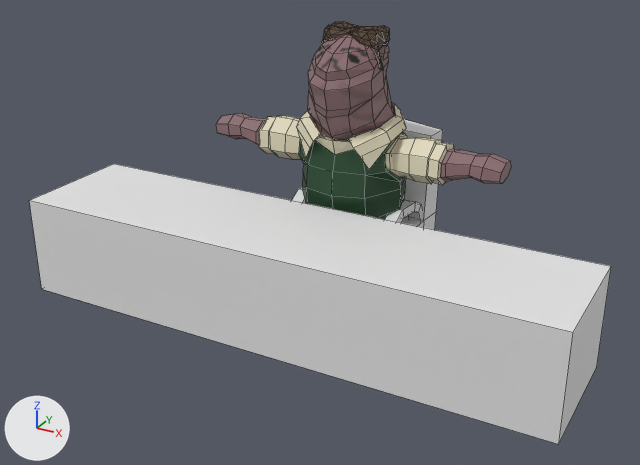
A saved change to the Blender file ArtSources/Fatman.blend.
Rendered twice from a 50 mm camera at (4.22, -8.49, 4.72) aimed at (0.01, -0.85, 0.89). The lights are fixed; the arrows at lower left show +X, +Y and +Z. Mesh edges are drawn as thin lines.

In view in the first picture: 'Chair_1', 'PortiegeDesk', 'fatman'.
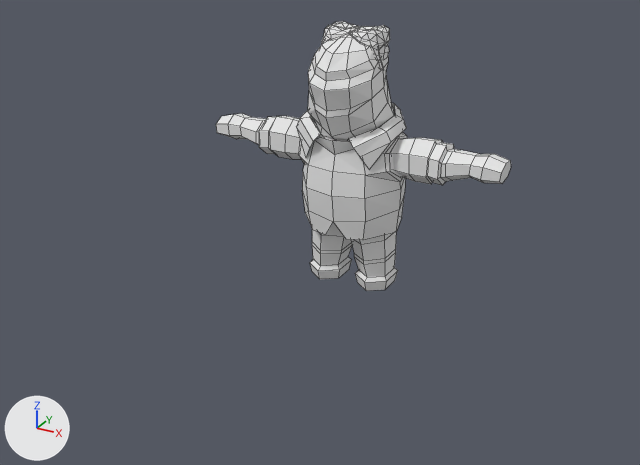
Location of each change, (x1, y1, x2, y2) in pixels of the pictures (640 x 465 px):
'PortiegeDesk', deleted: before (29, 164, 611, 444)
'fatman', recoloured: (216, 21, 511, 291) in both
'Chair_1', deleted: before (292, 119, 443, 230)

The change, as a list of edits to the scene's bpy script:
```text
Add mat_material:
    mat_material = diffuse_material('Material')
    mat_material.base_color = (0.8, 0.8, 0.8)  # white #e7e7e7
Change me_cube:
    where me_cube.from_pydata(...)  # 590 vertices, 592 faces; spans x -1.75..1.75, y -0.74..0.45, z 0.0..2.96
    remove me_cube.materials.append(mat_untitled)  # picture img_untitled
    add me_cube.materials.append(mat_material)  # white #e7e7e7
Remove ob_portiegedesk:
    ob_portiegedesk = bpy.data.objects.new('PortiegeDesk', me_cube_003)
    ob_portiegedesk.location = (0.0, -1.334, 0.0)
Remove ob_chair_1:
    ob_chair_1 = bpy.data.objects.new('Chair_1', me_cube_007)
    ob_chair_1.location = (-0.006, 0.267, 0.0)
```
